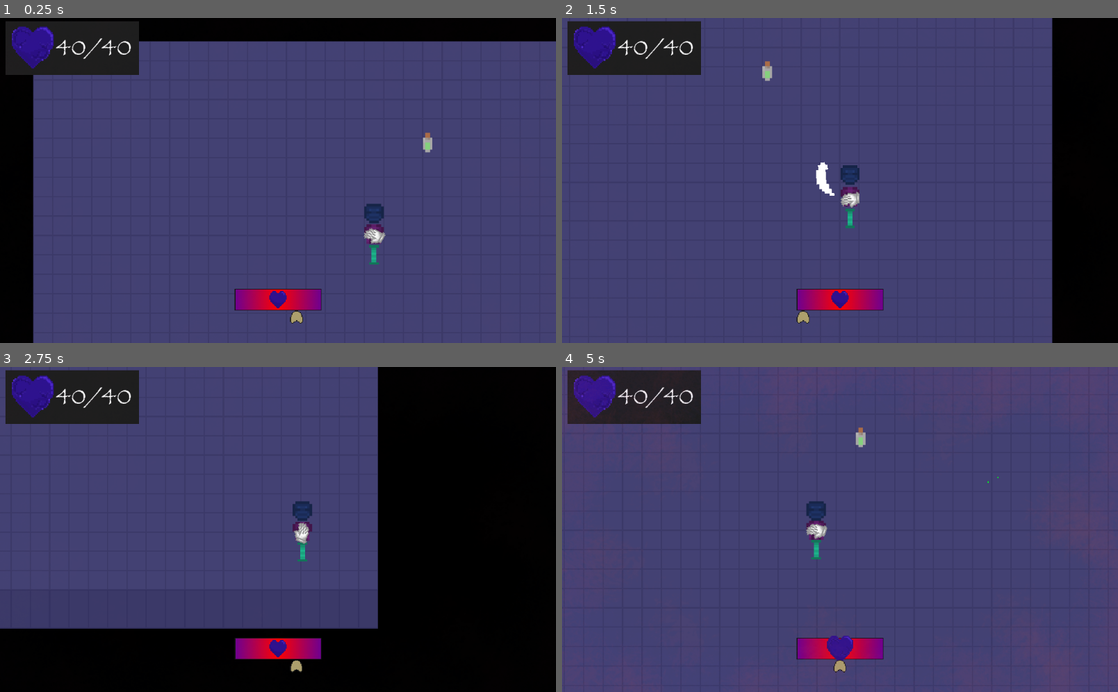
Above: before the commit, frames 1-4 (two rows, left to right).
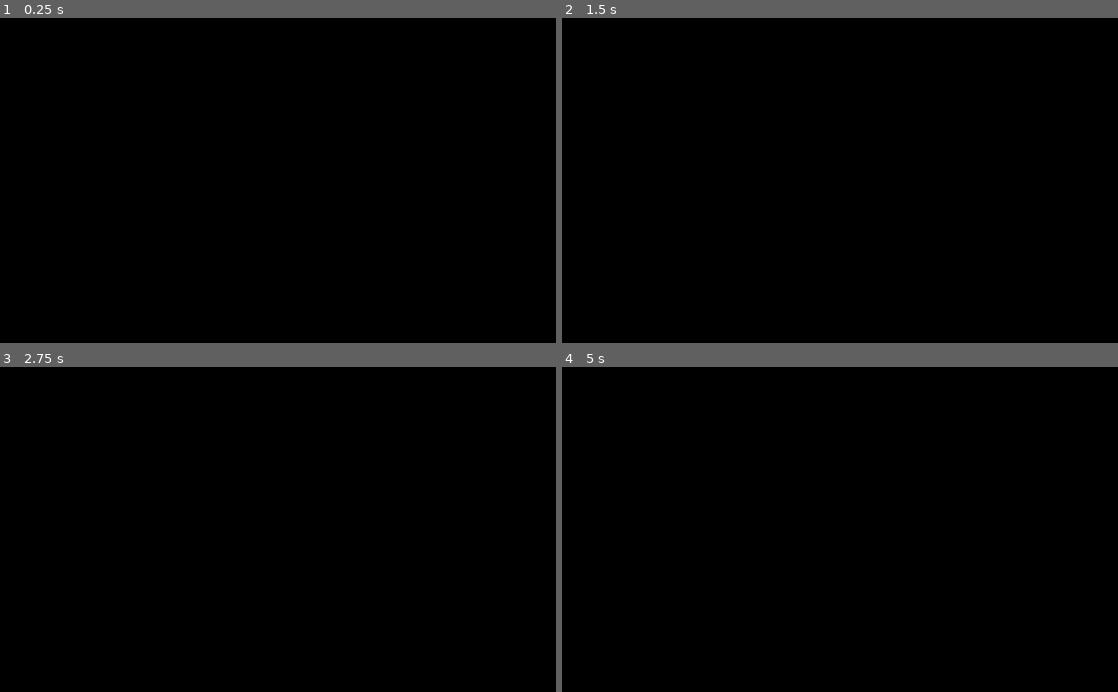
Above: after the commit, the same moments.

Repository: ColdCalzone/GWJ-30
Game: Godot game, scene res://scenes/Game.tscn
The game is run twice, just before and just after one commit, with the same random seed, the same clock (stepped at 60 frames per second) and the same inputs. The project has no main scene, so this scene is started directly.
Inputs (mouse positions are in pixels of both pictures, inside the frame that each line leads up to):
- Up to frame 1 (0.25 s): no input
- Up to frame 2 (1.5 s): tap Enter (ui_accept) at 0.5, 0.77 s; move the mouse to (962, 164) at 0.52 s; hold D (move_right) 0.53-1.28 s; hold R (adrenaline, bound only after the commit) 0.53-1.28 s; move the mouse to (728, 196) at 1.27 s; hold S (move_down) from 1.28 s (still down); tap Space (attack) at 1.35 s
- Up to frame 3 (2.75 s): tap Enter (ui_accept) at 1.52 s; tap R (adrenaline, bound only after the commit) at 1.55 s; move the mouse to (333, 458) at 2.02 s; release S (move_down) at 2.03 s; hold D (move_right) from 2.03 s (still down); hold R (adrenaline, bound only after the commit) from 2.03 s (still down)
- Up to frame 4 (5 s): move the mouse to (812, 594) at 2.77 s; release D (move_right) at 2.78 s; release R (adrenaline, bound only after the commit) at 2.78 s; hold W (move_up) 2.78-3.53 s; tap R (adrenaline, bound only after the commit) at 2.85, 3.8, 4.35 s; tap Enter (ui_accept) at 3.02, 3.77, 4.52 s; move the mouse to (1006, 578) at 3.52 s; hold Space (attack) 3.53-4.28 s; hold A (move_left) from 3.53 s (still down); move the mouse to (673, 480) at 4.27 s

The runs differ from the first frame. In frame 1, 89% of the frame differs, in the area x 1-100%, y 1-100%; in frame 2, 88%; in frame 3, 56%; in frame 4, 100%, in the area x 0-100%, y 0-100%.
Error after the commit: Invalid get index '0' (on base: 'Array'). (res://scenes/Game.gd:6)

Commit message:
Autoloaded GlobalData and added adrenaline mechanic

Diff:
--- a/objects/Player.gd
+++ b/objects/Player.gd
@@ -7,8 +7,10 @@
 export(float) var acceleration: float = 1.0
 export(float) var friction: float = 1.0
 export(float) var attack_range: float = 1.0
+export(float) var speed_adren: float = 7.5
 export(float) var adren_rate: float = 1.0
 export(float) var max_adren: float = 200.0
+export(float) var adren_time: float = 10.0
 var current_adren: float = 0.0
 
 var direction : Vector2 = Vector2.ZERO
@@ -23,6 +25,7 @@
 onready var camera = $Camera
 onready var camera_pulse = $Camera/Pulse
 onready var tween = $Tween
+onready var adrenaline_tween = $AdrenalineTween
 
 const GAMEOVER_SCENE := preload("res://scenes/Gameover.tscn")
 
@@ -44,6 +47,7 @@
 
 func _input(event) -> void:
 	if event.is_action_pressed("attack"): weapon.use(get_global_mouse_position())
+	if event.is_action_pressed("adrenaline"): attempt_adrenaline()
 
 
 
@@ -81,6 +85,30 @@
 
 
 
+func attempt_adrenaline() -> void:
+	if !adrenaline_tween.is_active() && current_adren == max_adren:
+		adrenaline_tween.interpolate_property(self, "current_adren", max_adren, 0, adren_time)
+		adrenaline_tween.start()
+
+		var rem_speed := speed
+
+		Heartbeat.bpm = 120.0
+		GlobalData.adrenaline_rush = true
+		speed = speed_adren
+
+		yield(adrenaline_tween, "tween_completed")
+
+		Heartbeat.bpm = 60.0
+		GlobalData.adrenaline_rush = false
+		speed = rem_speed
+
+
+
+func increase_adrenaline(amount : int) -> void:
+	current_adren = clamp(current_adren + amount, 0, max_adren)
+
+
+
 func damaged() -> void:
 	tween.stop_all()
 	tween.interpolate_property(self, "rotation_degrees", [-27, 27][randi() % 2], 0, 1.0, Tween.TRANS_LINEAR, Tween.EASE_IN)
--- a/objects/Player.tscn
+++ b/objects/Player.tscn
@@ -45,4 +45,6 @@
 
 [node name="Tween" type="Tween" parent="."]
 
+[node name="AdrenalineTween" type="Tween" parent="."]
+
 [node name="MashSprite" parent="." instance=ExtResource( 1 )]
--- a/objects/enemies/Enemy1.gd
+++ b/objects/enemies/Enemy1.gd
@@ -21,7 +21,7 @@
 
 func _process(delta : float) -> void:
 	get_near_player()
-	pathfinding()
+	if !GlobalData.adrenaline_rush: pathfinding()
 
 
 
--- a/objects/enemies/Enemy2.gd
+++ b/objects/enemies/Enemy2.gd
@@ -22,7 +22,7 @@
 
 func _process(delta : float) -> void:
 	get_safe_distance()
-	pathfinding()
+	if !GlobalData.adrenaline_rush: pathfinding()
 
 
 
--- a/objects/enemies/Enemy3.gd
+++ b/objects/enemies/Enemy3.gd
@@ -25,7 +25,7 @@
 	steal_treasures()
 	get_near_player()
 	attack_near_players()
-	pathfinding()
+	if !GlobalData.adrenaline_rush: pathfinding()
 
 
 
--- a/objects/enemies/Enemy4.gd
+++ b/objects/enemies/Enemy4.gd
@@ -21,7 +21,7 @@
 
 func _process(delta : float) -> void:
 	get_near_player()
-	pathfinding()
+	if !GlobalData.adrenaline_rush: pathfinding()
 
 
 
--- a/project.godot
+++ b/project.godot
@@ -131,6 +131,7 @@
 WeaponManager="*res://singletons/WeaponManager.gd"
 DamageNotifierManager="*res://singletons/DamageNotifierManager.gd"
 TransitionManager="*res://singletons/TransitionManager.tscn"
+GlobalData="*res://singletons/GlobalData.gd"
 
 [display]
 
@@ -176,6 +177,14 @@
 pause={
 "deadzone": 0.5,
 "events": [ Object(InputEventKey,"resource_local_to_scene":false,"resource_name":"","device":0,"alt":false,"shift":false,"control":false,"meta":false,"command":false,"pressed":false,"scancode":16777217,"unicode":0,"echo":false,"script":null)
+, Object(InputEventJoypadButton,"resource_local_to_scene":false,"resource_name":"","device":0,"button_index":11,"pressure":0.0,"pressed":false,"script":null)
+ ]
+}
+adrenaline={
+"deadzone": 0.5,
+"events": [ Object(InputEventKey,"resource_local_to_scene":false,"resource_name":"","device":0,"alt":false,"shift":false,"control":false,"meta":false,"command":false,"pressed":false,"scancode":82,"unicode":0,"echo":false,"script":null)
+, Object(InputEventJoypadButton,"resource_local_to_scene":false,"resource_name":"","device":0,"button_index":4,"pressure":0.0,"pressed":false,"script":null)
+, Object(InputEventJoypadButton,"resource_local_to_scene":false,"resource_name":"","device":0,"button_index":5,"pressure":0.0,"pressed":false,"script":null)
  ]
 }
 
--- a/scenes/Game.gd
+++ b/scenes/Game.gd
@@ -2,7 +2,8 @@
 
 
 
-onready var wave_timer = $WaveTimer
+onready var wave_timer := $WaveTimer
+onready var player : Entity = get_tree().get_nodes_in_group("player")[0]
 
 var wave_quota := 0
 var wave := 0
@@ -55,11 +56,15 @@
 
 
 func new_wave() -> void:
+	# Bonus
+	spawn_superpower()
+	player.add_adrenaline(randi() % 15)
+
+
 	# Reset stuff
 	wave_enemies = 0
 	wave_kills = 0
 
-	spawn_superpower()
 	reset_map()
 	clear_spawners()
 
@@ -179,6 +184,8 @@
 	wave_kills += 1
 	total_kills += 1
 
+	player.increase_adrenaline(randi() % 10)
+
 	if wave_kills == wave_quota:
 		new_wave()
 
--- a/singletons/Heartbeat.gd
+++ b/singletons/Heartbeat.gd
@@ -18,6 +18,7 @@
 
 
 func _process(delta : float) -> void:
+	step = bpm / 60.0
 	metric(delta)
 
 
